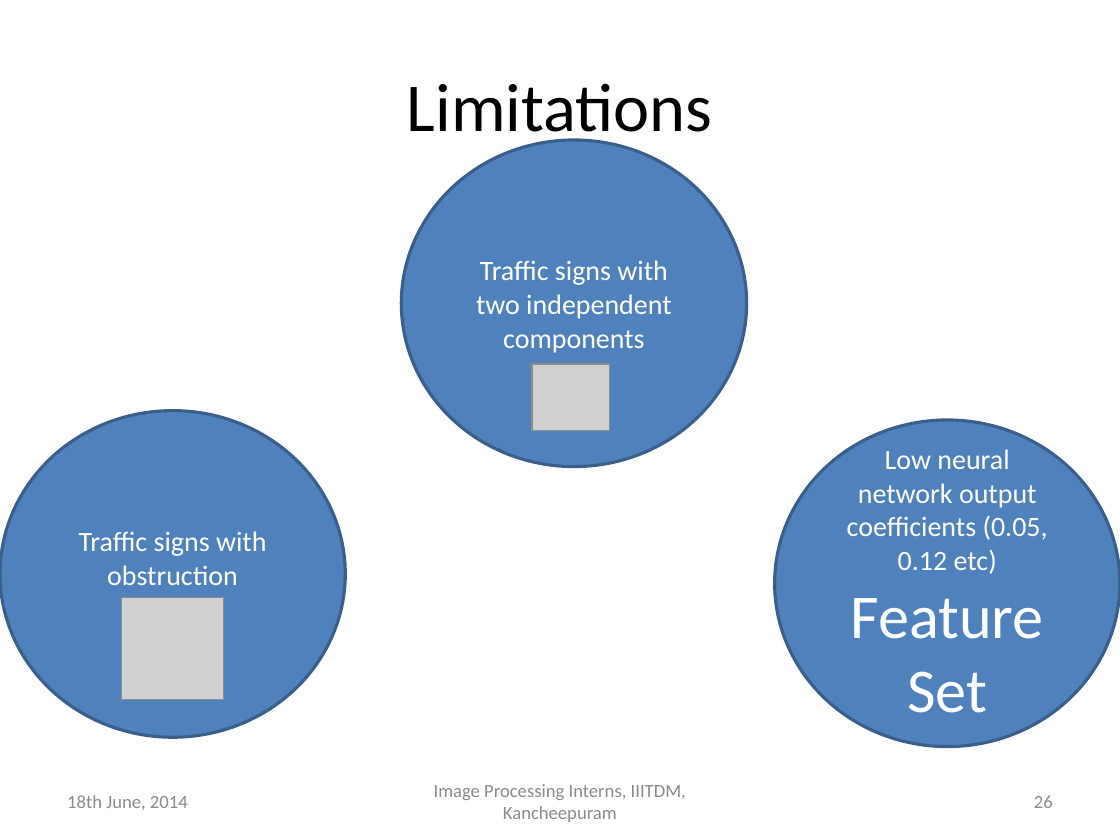
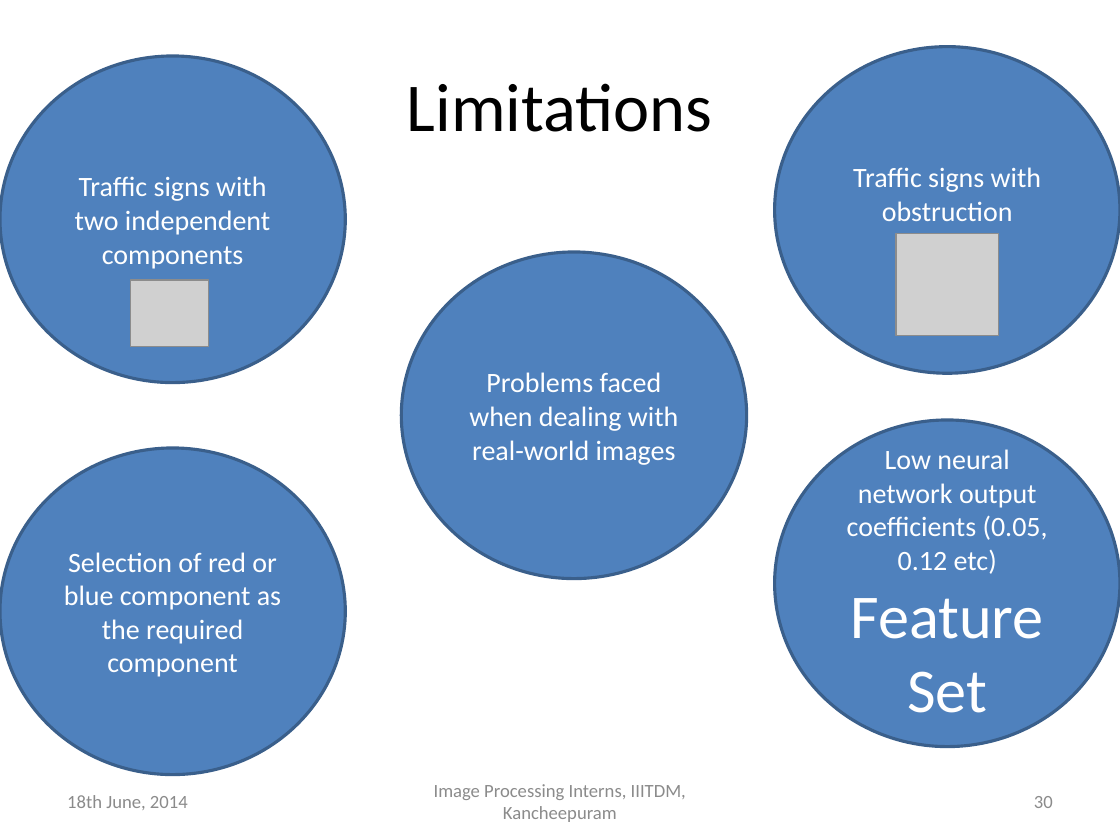
Before and after one commit to defuchocolate/traffic-sign-recog, a slide deck: slide 30 of Presentation1.pptx (slide 26 before the commit). Drawn at 1120x840 pixels with LibreOffice and Linux fonts; fonts in the diff are those of the drawing; grey boxes stand for pictures. Boxes give left, top, right and bottom in pixels: in the first picture for what was removed or moved away, otherwise in the second. Text is boxed around its words. In the diff, an @@ line names an element or a change of style, - is before the commit and + after.

Commit message:
Edited the presentation. Almost completed presentation.
Tested the shape recognising module with a blob extracted from a real
image, but that did not work. Will have to work on it more.

```diff
--- a/Presentation1.pptx
+++ b/Presentation1.pptx
@@ ellipse "Traffic signs with two independent ...": place and size @@
-ellipse "Traffic signs with two independent ..." at <box>401,140,746,467</box>
+ellipse "Traffic signs with two independent ..." at <box>0,56,345,383</box>
@@ ellipse "Traffic signs with obstruction": place and size @@
-ellipse "Traffic signs with obstruction" at <box>0,411,345,738</box>
+ellipse "Traffic signs with obstruction" at <box>775,47,1120,374</box>
@@ picture: place and size @@
-picture at <box>121,597,224,700</box>
+picture at <box>896,233,999,336</box>
@@ ellipse added at <box>401,252,746,579</box>, fill #4F81BD, outline #3A5F8C 2 pt, 18 pt, text #FFFFFF @@
+Problems faced when dealing with real-world images
@@ picture: place and size @@
-picture at <box>532,364,609,431</box>
+picture at <box>131,280,208,347</box>
@@ ellipse added at <box>0,448,345,775</box>, fill #4F81BD, outline #3A5F8C 2 pt, 18 pt, text #FFFFFF @@
+Selection of red or blue component as the required component
@@ page number at <box>1034,796,1053,808</box>: text changed @@
-26
+30
```
Also in this commit, not shown: 7 other slides changed, 11 slides added, 15 other files.
